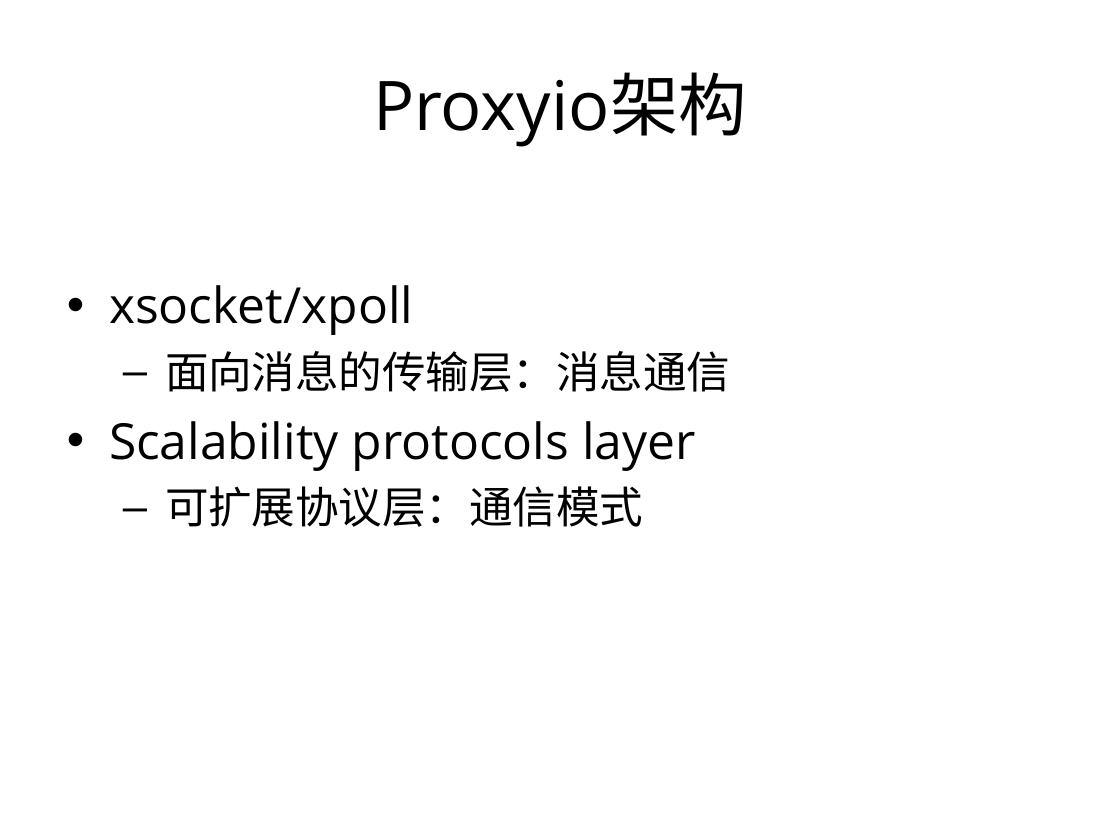
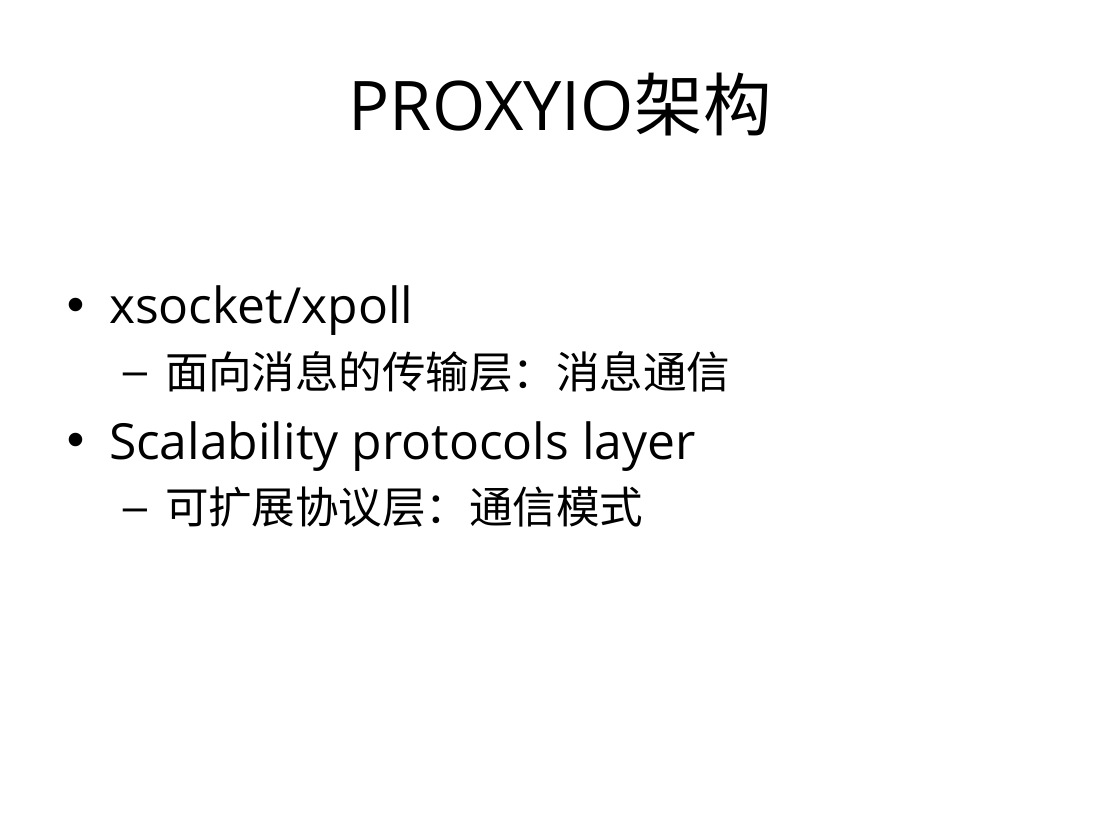
Before and after one commit to proxyio/xio, a slide deck: slide 14 of docs/PROXYIO.ppt (slide 12 before the commit). Drawn at 1120x840 pixels with LibreOffice and Linux fonts; fonts in the diff are those of the drawing. Boxes give left, top, right and bottom in pixels: in the first picture for what was removed or moved away, otherwise in the second. Text is boxed around its words. In the diff, an @@ line names an element or a change of style, - is before the commit and + after.

```diff
--- a/docs/PROXYIO.ppt
+++ b/docs/PROXYIO.ppt
@@ title at [349,72,772,136]: text changed @@
-Proxyio架构
+PROXYIO架构
```
Also in this commit, not shown: 3 other slides changed, 10 slides added, 11 slides removed.
